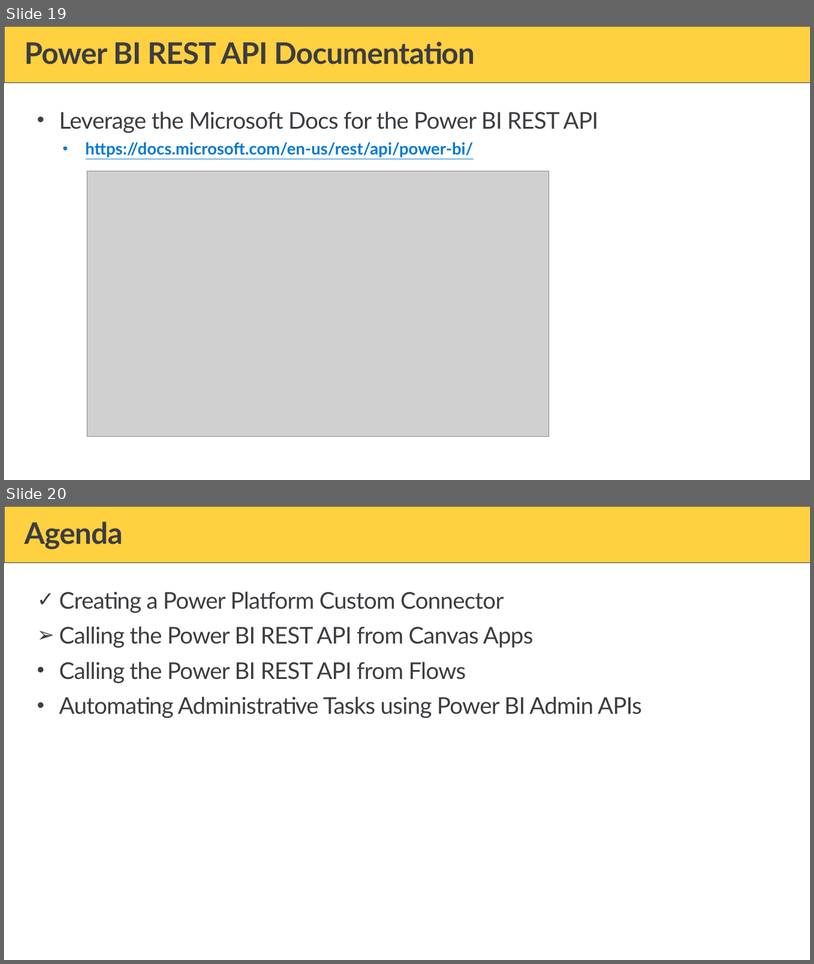
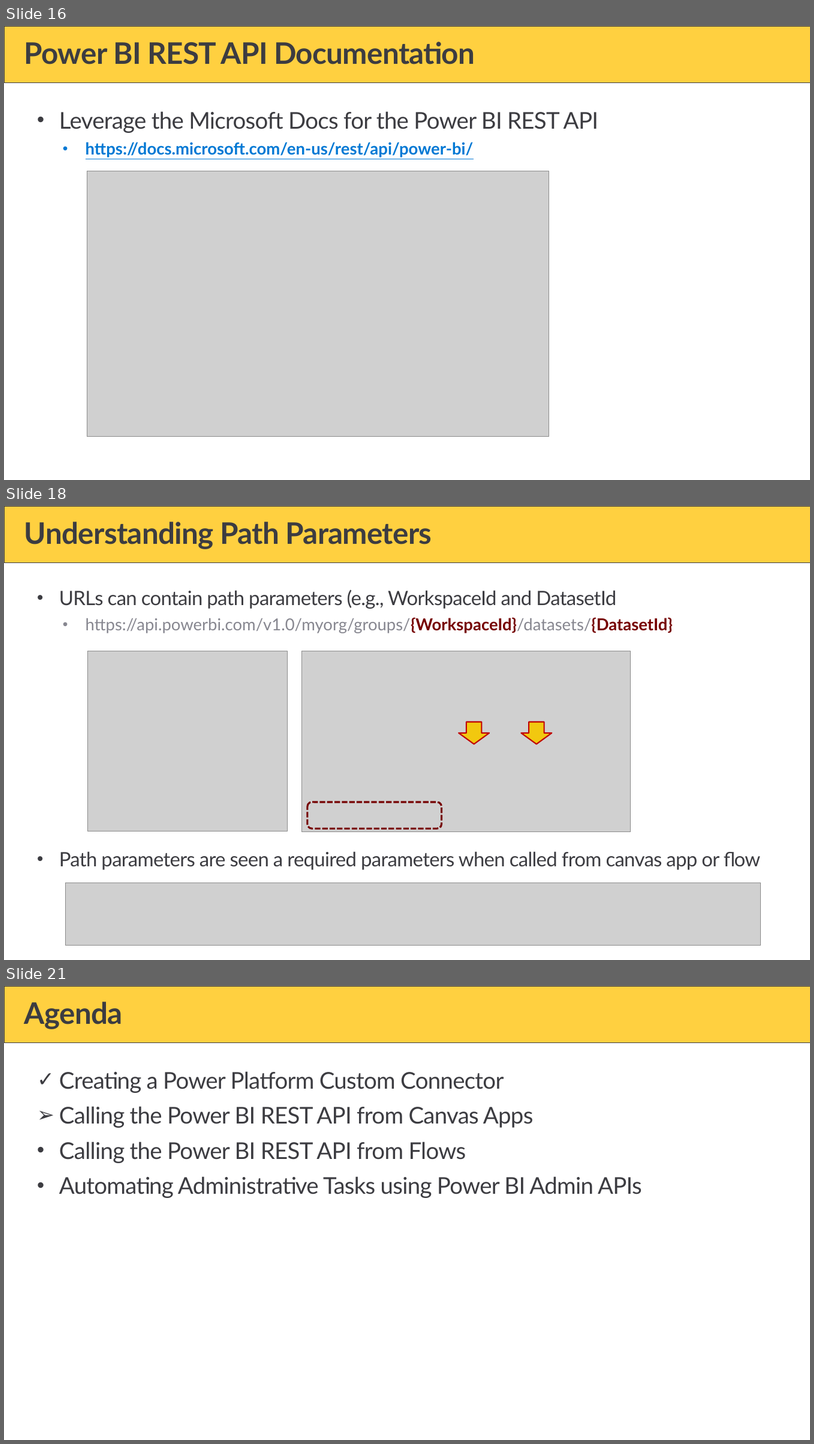
Before and after one commit to PowerBiDevCamp/Camp-Sessions, a slide deck: Session 17 - Building Solutions using Power Automate and the Power BI REST APIs.pptx. Shown one above the other, each under a label of ours: slides 19 and 20 before the commit, slides 16, 18 and 21 after it; the slides between them are not shown. The pictures are 814x964 and 814x1444 pixels, drawn with LibreOffice and Linux fonts; fonts in the diff are those of the drawing; grey boxes stand for pictures; background and template pictures are left out. Boxes give left, top, right and bottom in pixels: in the first picture for what was removed or moved away, otherwise in the second. Text is boxed around its words. In the diff, an @@ line names an element or a change of style, - is before the commit and + after.

```diff
--- a/Session 17 - Building Solutions using Power Automate and the Power BI REST APIs.pptx
+++ b/Session 17 - Building Solutions using Power Automate and the Power BI REST APIs.pptx
@@ slide 18 added at [4, 506, 810, 960], background #FFFFFF; not listed: 1 template element that a slide beside it also shows @@
@@ title added at [24, 522, 432, 549], 36 pt, text #3C3C41, bold @@
+Understanding Path Parameters
@@ text added at [59, 589, 761, 870], 24 pt, text #3C3C41 @@
+• URLs can contain path parameters (e.g., WorkspaceId and DatasetId
+  • https://api.powerbi.com/v1.0/myorg/groups/{WorkspaceId}/datasets/{DatasetId}
+• Path parameters are seen a required parameters when called from canvas app or flow
@@ picture added at [87, 651, 287, 831] @@
@@ picture added at [302, 651, 631, 831] @@
@@ down arrow added at [459, 722, 489, 744], fill #F2C80F, outline #C00000 1.5 pt @@
@@ down arrow added at [522, 722, 552, 744], fill #F2C80F, outline #C00000 1.5 pt @@
@@ rounded rectangle added at [308, 802, 441, 829], outline #760000 2.25 pt dashed @@
@@ picture added at [66, 883, 761, 945] @@
@@ what was slide 19 is now slide 16 @@
@@ what was slide 20 is now slide 21 @@
```
Also in this commit, not shown: 11 slides changed, 13 other slides added, 11 slides removed.
